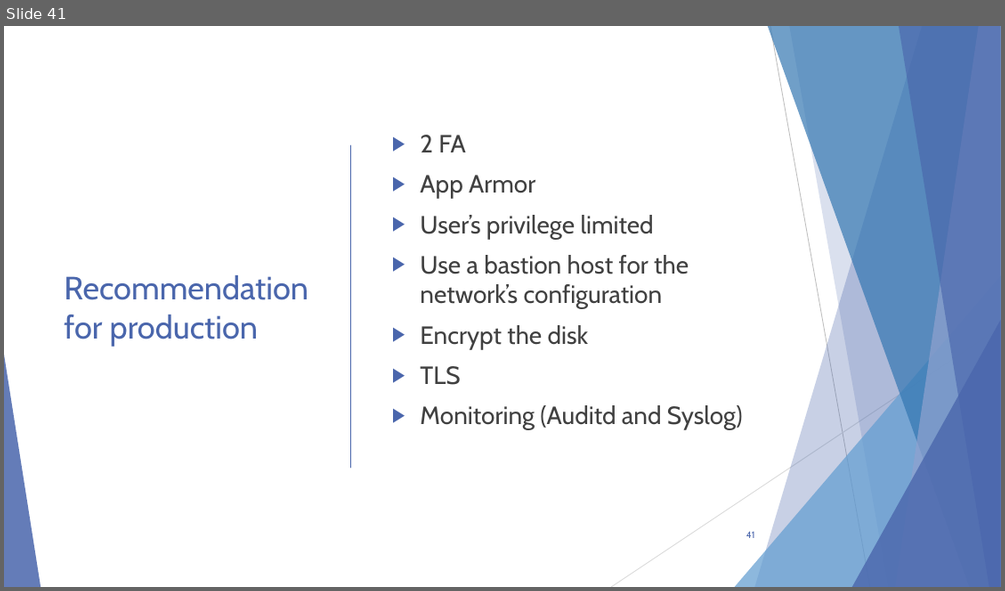
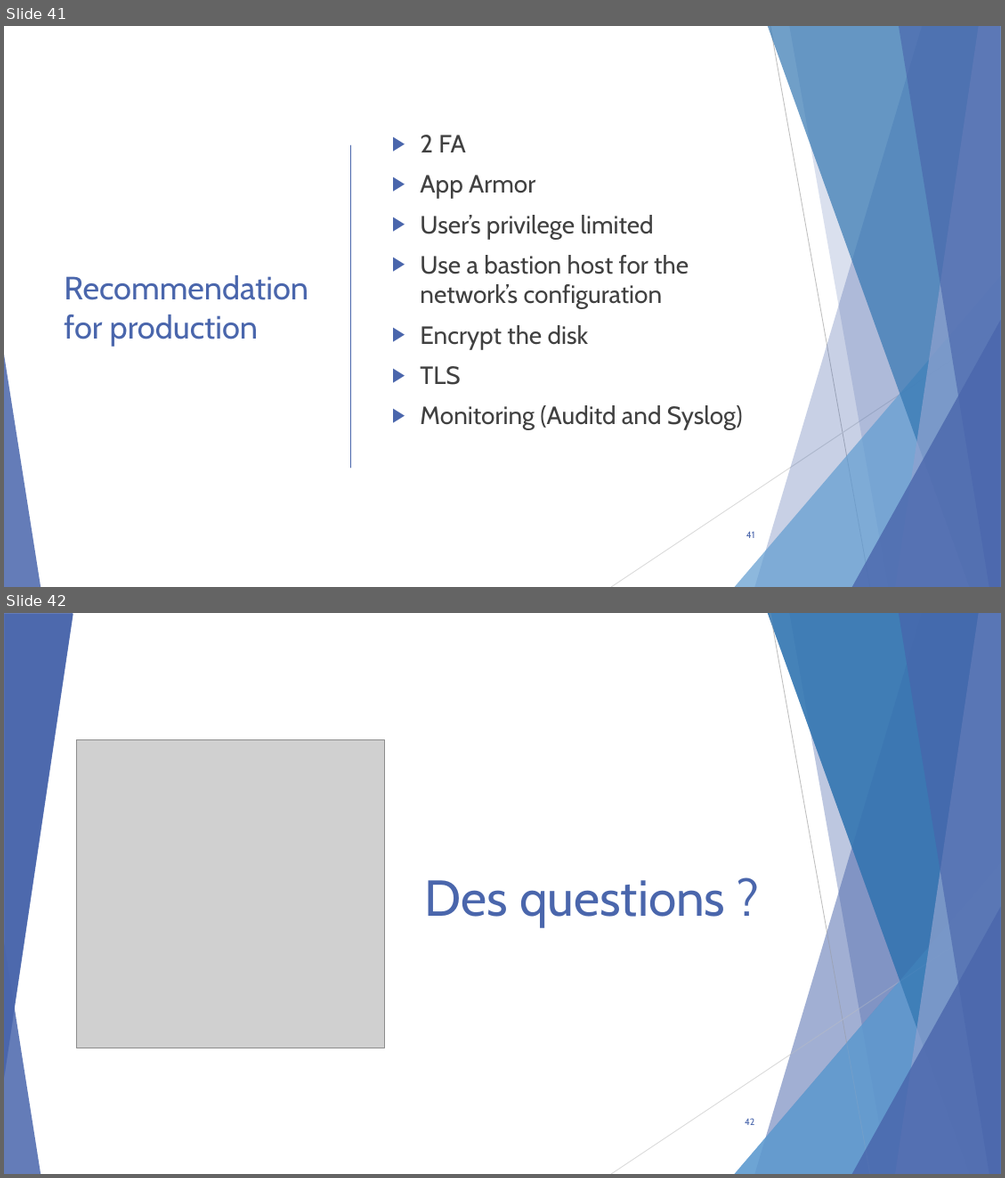
Before and after one commit to alexandreAubois/Secu_linux, a slide deck: Projet-Linux.pptx. Shown one above the other, each under a label of ours: slide 41 before the commit, slides 41 and 42 after it. The pictures are 1005x591 and 1005x1178 pixels, drawn with LibreOffice and Linux fonts; fonts in the diff are those of the drawing; grey boxes stand for pictures. Boxes give left, top, right and bottom in pixels: in the first picture for what was removed or moved away, otherwise in the second. Text is boxed around its words. In the diff, an @@ line names an element or a change of style, - is before the commit and + after.

```diff
--- a/Projet-Linux.pptx
+++ b/Projet-Linux.pptx
@@ slide 42 added at (4,613,1001,1174), background #FFFFFF; not listed: 8 template elements that a slide beside it also shows @@
@@ group added at (4,613,1001,1174): 5 freeform shapes, 3 triangles, 2 lines @@
@@ triangle added at (4,614,73,1078), fill #4A66AC at 85% opacity @@
@@ picture added at (77,740,385,1048) @@
@@ title added at (425,880,725,927), 48.6 pt, text #4A66AC @@
+Des questions ?
@@ page number added at (744,1118,754,1125), 9 pt, text #4A66AC @@
+42
```
Also in this commit, not shown: 8 slides changed.
